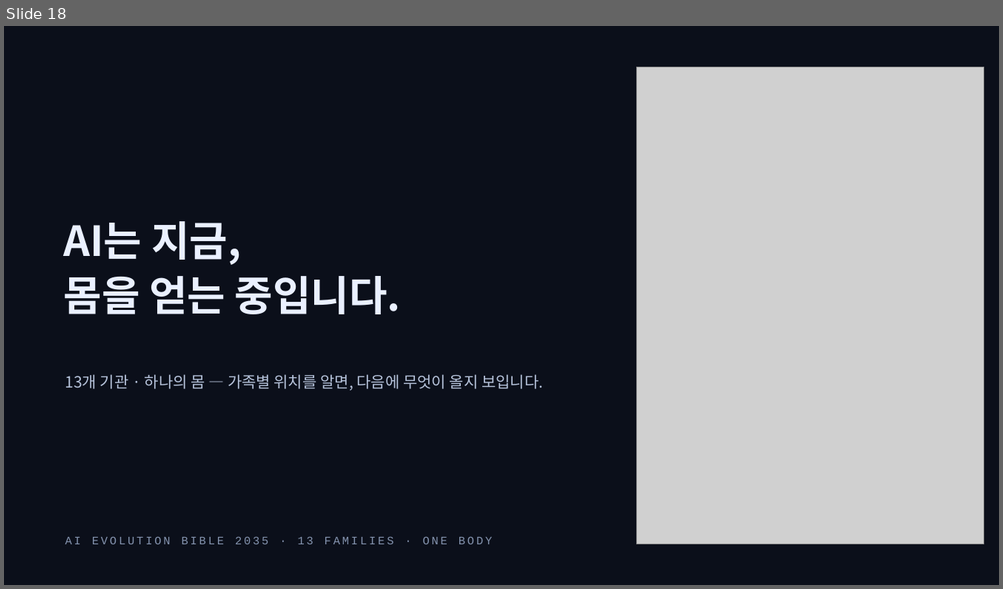
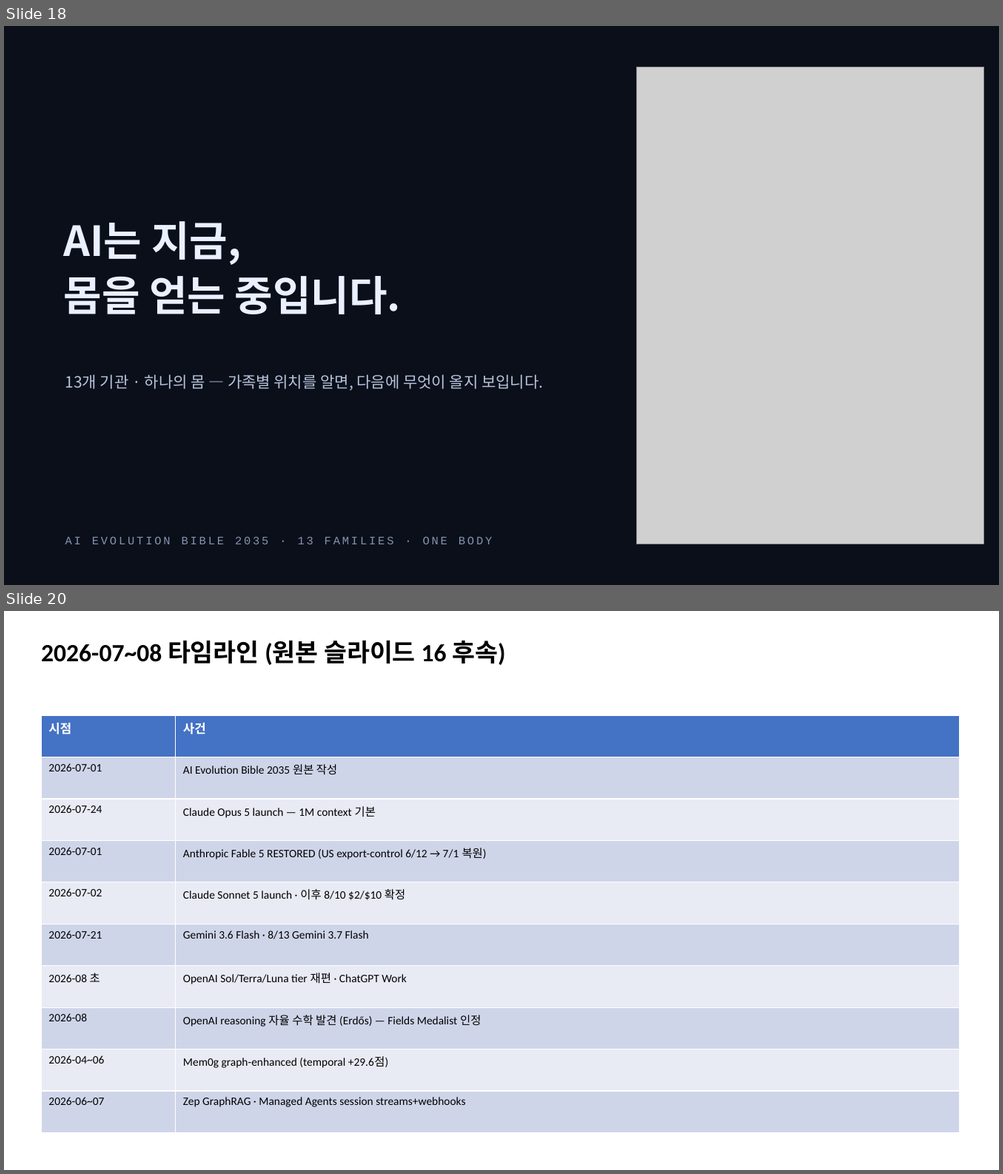
Before and after one commit to bernakilljos/orchestration, a slide deck: docs/AI_Evolution_Bible_2035.pptx. Shown one above the other, each under a label of ours: slide 18 before the commit, slides 18 and 20 after it; the slides between them are not shown. The pictures are 1003x589 and 1003x1174 pixels, drawn with LibreOffice and Linux fonts; fonts in the diff are those of the drawing; grey boxes stand for pictures. Boxes give left, top, right and bottom in pixels: in the first picture for what was removed or moved away, otherwise in the second. Text is boxed around its words. In the diff, an @@ line names an element or a change of style, - is before the commit and + after.

```diff
--- a/docs/AI_Evolution_Bible_2035.pptx
+++ b/docs/AI_Evolution_Bible_2035.pptx
@@ slide 20 added at [4,611,999,1170], background #FFFFFF @@
@@ text added at [41,640,505,665], 24 pt, text #000000, bold @@
+2026-07~08 타임라인 (원본 슬라이드 16 후속)
@@ table added at [41,715,959,1133], 10 rows, 2 columns @@
+시점 | 사건
+2026-07-01 | AI Evolution Bible 2035 원본 작성
+2026-07-24 | Claude Opus 5 launch — 1M context 기본
+2026-07-01 | Anthropic Fable 5 RESTORED (US export-control 6/12 → 7/1 복원)
+2026-07-02 | Claude Sonnet 5 launch · 이후 8/10 $2/$10 확정
+2026-07-21 | Gemini 3.6 Flash · 8/13 Gemini 3.7 Flash
+2026-08 초 | OpenAI Sol/Terra/Luna tier 재편 · ChatGPT Work
+2026-08 | OpenAI reasoning 자율 수학 발견 (Erdős) — Fields Medalist 인정
+2026-04~06 | Mem0g graph-enhanced (temporal +29.6점)
+2026-06~07 | Zep GraphRAG · Managed Agents session streams+webhooks
```
Also in this commit, not shown: 1 other slide added, 1 other file.
